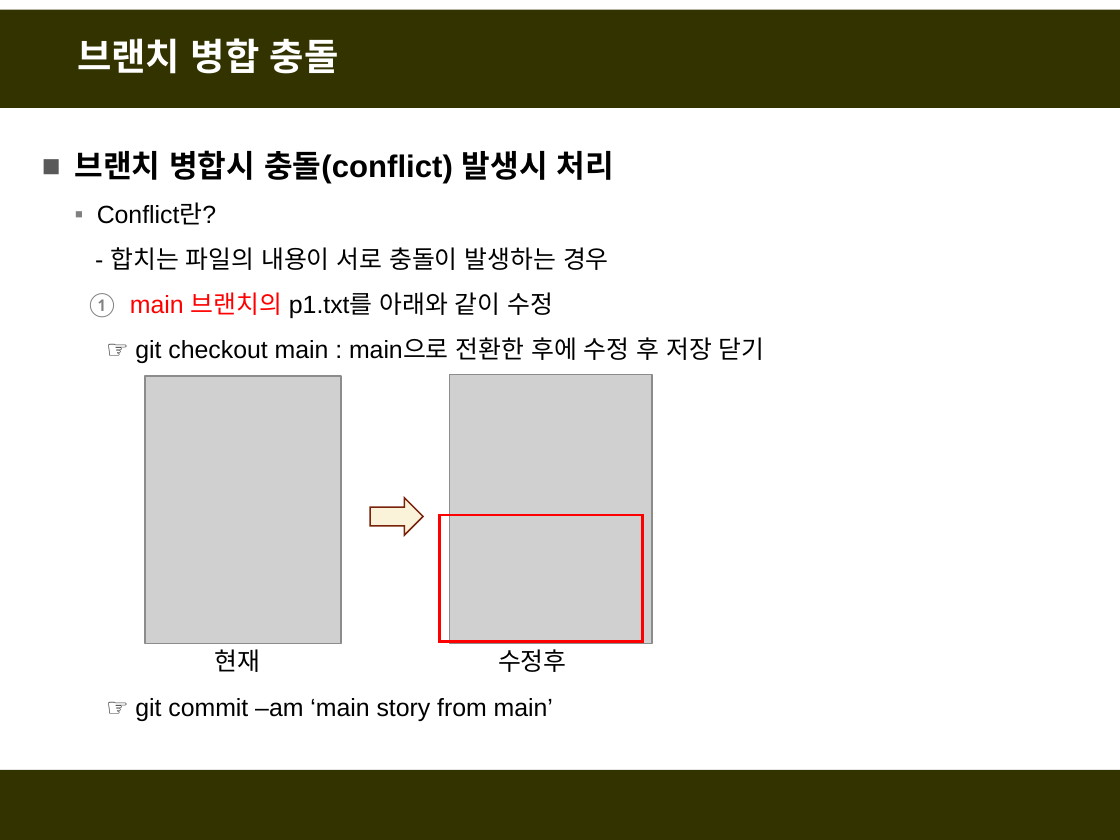
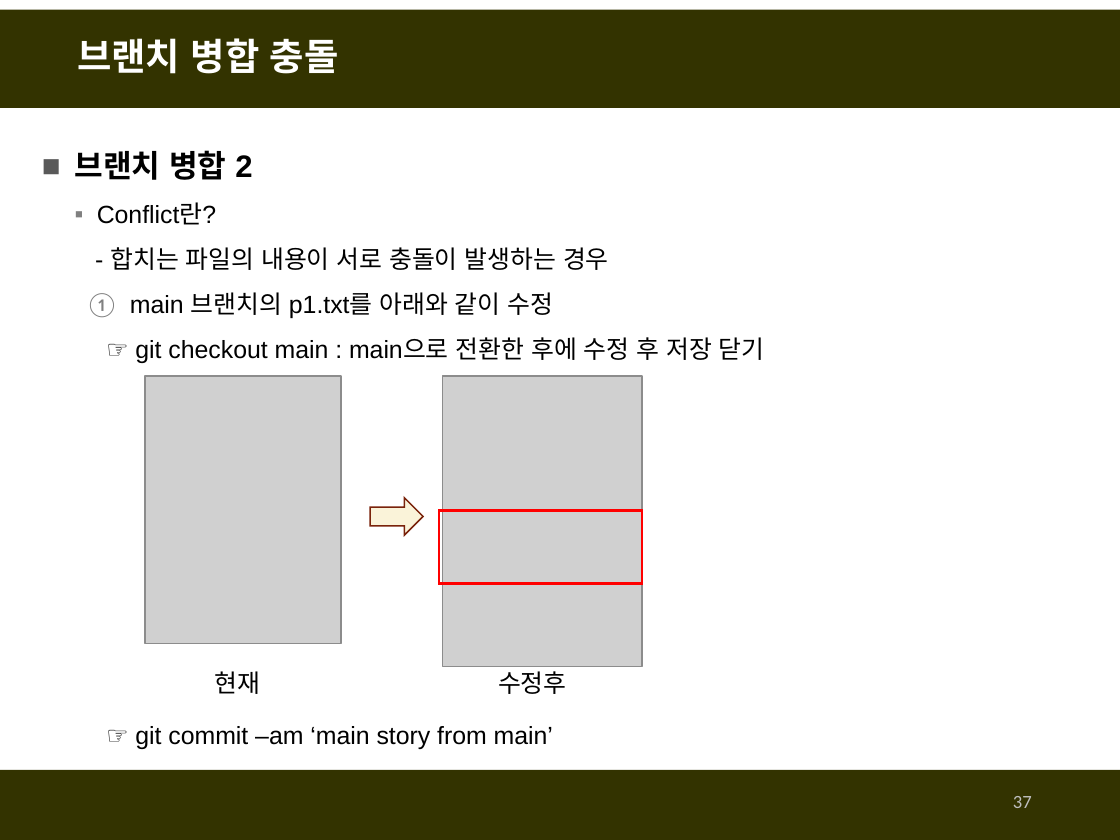
Before and after one commit to fasthill/github-lecture, a slide deck: slide 37 of git및github첫걸음.pptx (slide 36 before the commit). Drawn at 1120x840 pixels with LibreOffice and Linux fonts; fonts in the diff are those of the drawing; grey boxes stand for pictures. Boxes give left, top, right and bottom in pixels: in the first picture for what was removed or moved away, otherwise in the second. Text is boxed around its words. In the diff, an @@ line names an element or a change of style, - is before the commit and + after.

```diff
--- a/git및github첫걸음.pptx
+++ b/git및github첫걸음.pptx
@@ text at [75, 150, 252, 180]: text changed @@
-■ 브랜치 병합시 충돌(conflict) 발생시 처리
+■ 브랜치 병합 2
@@ text at [130, 292, 553, 318]: text colour #FF0000 to #000000 in "main 브랜치의" @@
@@ picture: place and size @@
-picture at [449, 375, 652, 644]
+picture at [442, 376, 642, 666]
@@ rectangle: place and size @@
-rectangle at [440, 515, 643, 642]
+rectangle at [439, 511, 642, 584]
@@ text "현재": place and size @@
-text "현재" at [214, 649, 260, 672]
+text "현재" at [214, 671, 260, 694]
@@ text "수정후": place and size @@
-text "수정후" at [498, 649, 566, 672]
+text "수정후" at [498, 671, 566, 694]
@@ page number added at [1013, 796, 1032, 808], 12 pt, text #BFBFBF @@
+37
```
Also in this commit, not shown: 61 other slides changed, 5 slides added.
